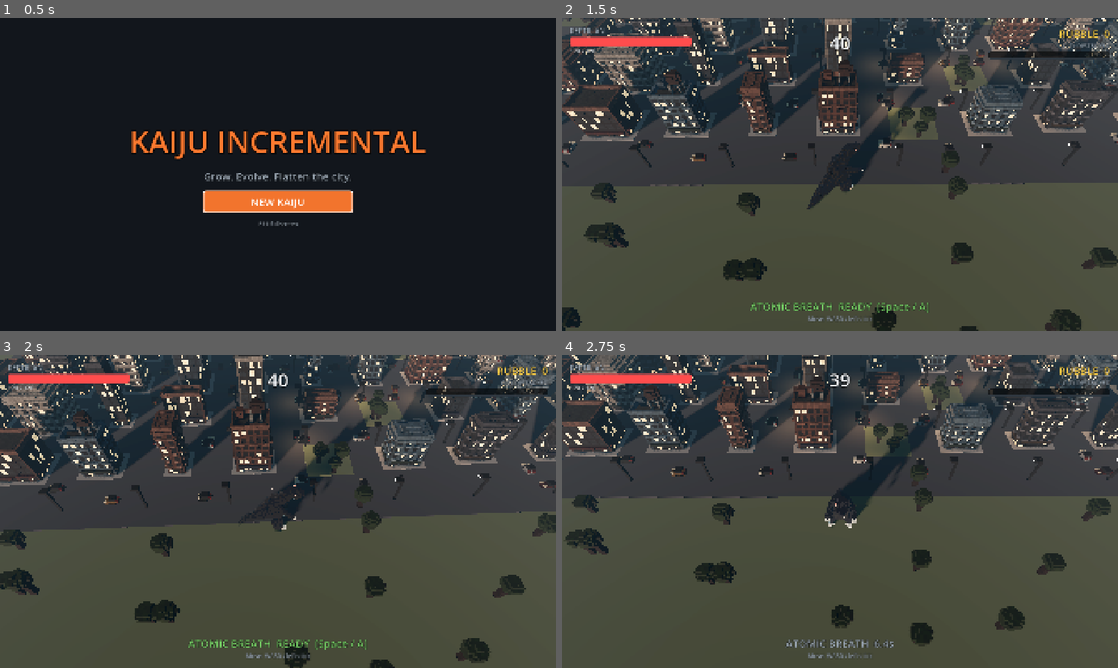
Above: before the commit, frames 1-4 (two rows, left to right).
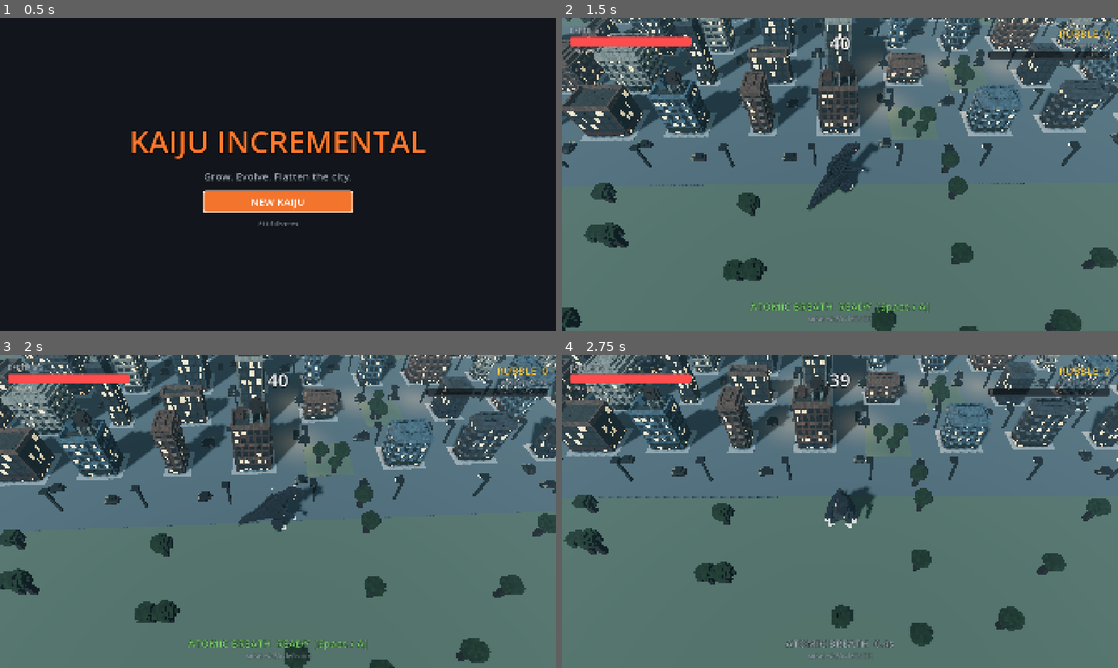
Above: after the commit, the same moments.

Repository: gabebartolo-spec/Kaiju-Incremental
Game: Godot game, scene res://scenes/main.tscn
Two runs of this game, one before a commit and one after it. Both use one fixed random seed, a clock stepped at 60 frames per second and the inputs below.
Inputs (mouse positions are in pixels of both pictures, inside the frame that each line leads up to):
- Up to frame 1 (0.5 s): no input
- Up to frame 2 (1.5 s): click "NEW KAIJU" at 0.5 s; move the mouse to (962, 158) at 1.27 s; hold D (move_right) from 1.28 s (still down); tap Space (signature) at 1.35 s
- Up to frame 3 (2 s): keep holding D (move_right)
- Up to frame 4 (2.75 s): move the mouse to (728, 527) at 2.02 s; release D (move_right) at 2.03 s; hold S (move_down) from 2.03 s (still down); tap Space (signature) at 2.1 s

Frame 1 is identical in both runs. In frame 2, 78% of the frame differs, in the area x 0-100%, y 0-100%; in frame 3, 78%; in frame 4, 82%.

Commit message:
Critic fixes vs reference: rubble ruins, dark smoke columns, hot flames, heavy small debris, teal grade
Co-Authored-By: Claude Opus 5.5 <noreply@anthropic.com>

Diff:
--- a/data/looks.json
+++ b/data/looks.json
@@ -5,16 +5,16 @@
 			"id": "concrete",
 			"label": "C",
 			"name": "Concrete Realism (blue hour)",
-			"sky_top": "1c2f48",
-			"sky_horizon": "b88468",
-			"ambient": 0.9,
-			"sun_color": "ffb48a",
-			"sun_energy": 0.75,
-			"sun_pitch": -12,
-			"fog_color": "6a8090",
-			"fog_density": 0.004,
-			"saturation": 0.9,
-			"contrast": 1.15,
+			"sky_top": "2a4458",
+			"sky_horizon": "7a96a2",
+			"ambient": 1.15,
+			"sun_color": "cfe0ea",
+			"sun_energy": 0.7,
+			"sun_pitch": -38,
+			"fog_color": "5f7d8a",
+			"fog_density": 0.0045,
+			"saturation": 0.85,
+			"contrast": 1.12,
 			"glow": 0.7,
 			"voxel_inset": 0.99,
 			"color_noise": 0.08,
@@ -32,11 +32,11 @@
 			"roof": "6e6c66",
 			"window": "2c3a44",
 			"window_lit_color": "e8d9b0",
-			"outskirts": "5d6b4a",
-			"asphalt": "3e4044",
-			"lot": "8c8a84",
+			"outskirts": "4f5e4a",
+			"asphalt": "4b5459",
+			"lot": "8a8f92",
 			"lamp_energy": 2.6,
-			"ambient_color": "4d6a80"
+			"ambient_color": "6a8e9e"
 		}
 	]
 }
--- a/scenes/city_decor.gd
+++ b/scenes/city_decor.gd
@@ -6,12 +6,12 @@
 
 const PROP_VOXEL := 0.25
 const CAR_COLORS: Array[Color] = [
-	Color("b8b8b4"),
-	Color("2e3a48"),
-	Color("7a1f1f"),
-	Color("d8d4c8"),
-	Color("3d4a3a"),
-	Color("a08850")
+	Color("6b6e70"),
+	Color("2a3138"),
+	Color("5a2a26"),
+	Color("8a8a84"),
+	Color("3a4236"),
+	Color("6a5e48")
 ]
 
 var sim: RampageSim
@@ -38,8 +38,8 @@
 	var palette := {
 		"glass": Color("2b3640"),
 		"wheel": Color("1a1a1a"),
-		"ivory": Color("e8e0c8"),
-		"tail": Color("a02020"),
+		"ivory": Color("b8b2a0"),
+		"tail": Color("6a1a1a"),
 		"bark": Color("5a4030"),
 		"leaf": Color("55703f"),
 		"leaf_dark": Color("3f5832"),
--- a/scenes/city_view.gd
+++ b/scenes/city_view.gd
@@ -16,7 +16,7 @@
 var _falling: Dictionary = {}
 var _decor: CityDecor
 var _fires: Array[Fire] = []
-var _debris: Array[RigidBody3D] = []
+var _debris: DebrisField
 
 var _with_decor := true
 
@@ -37,6 +37,8 @@
 		_views.append(view)
 	fx = Fx.new()
 	add_child(fx)
+	_debris = DebrisField.new(_rng, MAX_DEBRIS)
+	add_child(_debris)
 	_prewarm_fire()
 	if _with_decor:
 		_decor = CityDecor.new(sim, Seeds.make("decor", 0))
@@ -51,9 +53,6 @@
 
 func _process(delta: float) -> void:
 	_animate_falls(delta)
-	while _debris.size() > MAX_DEBRIS:
-		var old: RigidBody3D = _debris.pop_front()
-		old.queue_free()
 
 
 func _build_environment() -> void:
@@ -164,6 +163,8 @@
 	for c: Vector3i in cells:
 		mid += b.chunk_world(c)
 	fx.dust(mid / maxi(1, cells.size()), 0.5 + cells.size() * 0.05)
+	if _rng.randf() < 0.18:  # broken floors sometimes catch fire
+		fire(mid / maxi(1, cells.size()), 0.35)
 	_ruin_if_gone(index)
 
 
@@ -250,44 +251,12 @@
 	var b := sim.buildings[index]
 	if b.frame.alive_count == 0 and not _views[index].has_meta("ruined"):
 		_views[index].set_meta("ruined", true)
-		fire(Vector3(b.x, 0.4, b.z), clampf(b.w * b.d / 9.0, 0.6, 2.5))
-		slab(Vector3(b.w, 0.5, b.d), Vector3(b.x, 0.25, b.z), _base_color(b).darkened(0.35))
+		fire(Vector3(b.x, 0.6, b.z), clampf(b.w * b.d / 9.0, 0.6, 2.5))
+		add_child(Ruin.build(_views[index].voxels, _rng))
 
 
 func debris(pos: Vector3, color: Color, away: Vector3) -> void:
-	var body := RigidBody3D.new()
-	var shape := CollisionShape3D.new()
-	var box_shape := BoxShape3D.new()
-	box_shape.size = Vector3.ONE * BuildingVoxels.VOXEL
-	shape.shape = box_shape
-	body.add_child(shape)
-	var mi := MeshInstance3D.new()
-	var mesh := BoxMesh.new()
-	mesh.size = Vector3.ONE * BuildingVoxels.VOXEL * 0.95
-	var mat := StandardMaterial3D.new()
-	mat.albedo_color = Color(color, 1.0).lightened(Look.value("debris_lift"))
-	mesh.material = mat
-	mi.mesh = mesh
-	body.add_child(mi)
-	body.position = pos
-	add_child(body)
-	var spread := Vector3(
-		_rng.randf_range(-1, 1), _rng.randf_range(0.5, 1.5), _rng.randf_range(-1, 1)
-	)
-	body.apply_central_impulse((away * 4.0 + spread * 4.0) * body.mass)
-	body.angular_velocity = Vector3(
-		_rng.randf_range(-6, 6), _rng.randf_range(-6, 6), _rng.randf_range(-6, 6)
-	)
-	_debris.append(body)
-	var tween := body.create_tween()
-	tween.tween_interval(2.5)
-	tween.tween_property(body, "scale", Vector3.ONE * 0.01, 0.6)
-	tween.tween_callback(func() -> void: _forget_debris(body))
-
-
-func _forget_debris(body: RigidBody3D) -> void:
-	_debris.erase(body)
-	body.queue_free()
+	_debris.spawn(pos, color, away)
 
 
 ## A fire that keeps burning (ruins, wrecks); the oldest goes out past the cap.
--- /dev/null
+++ b/scenes/debris_field.gd
@@ -0,0 +1,79 @@
+class_name DebrisField
+extends Node3D
+## Physics debris: real rigid fragments thrown from breaking floors and landing towers, mostly
+## small, in the building's own colours; they fall heavily, settle on the street, then crumble.
+## Meshes and materials are shared by size and colour. Oldest pieces go first past the cap.
+
+var _rng: RandomNumberGenerator
+var _cap: int
+var _bodies: Array[RigidBody3D] = []
+var _meshes: Dictionary = {}
+var _materials: Dictionary = {}
+
+
+func _init(rng: RandomNumberGenerator, cap: int) -> void:
+	_rng = rng
+	_cap = cap
+
+
+func _process(_delta: float) -> void:
+	while _bodies.size() > _cap:
+		var old: RigidBody3D = _bodies.pop_front()
+		old.queue_free()
+
+
+## A real physics fragment: mostly small, in the building's own colours, thrown out and
+## falling heavily to settle on the street, then crumbling away.
+func spawn(pos: Vector3, color: Color, away: Vector3) -> void:
+	var size := BuildingVoxels.VOXEL * (_rng.randf_range(0.35, 0.8) if _rng.randf() < 0.8 else 1.0)
+	var body := RigidBody3D.new()
+	body.gravity_scale = 1.6
+	var shape := CollisionShape3D.new()
+	var box_shape := BoxShape3D.new()
+	box_shape.size = Vector3.ONE * size
+	shape.shape = box_shape
+	body.add_child(shape)
+	var mi := MeshInstance3D.new()
+	mi.mesh = _mesh(size)
+	mi.material_override = _material(Color(color, 1.0).lightened(Look.value("debris_lift")))
+	body.add_child(mi)
+	body.position = pos
+	add_child(body)
+	var spread := Vector3(
+		_rng.randf_range(-1, 1), _rng.randf_range(0.1, 0.7), _rng.randf_range(-1, 1)
+	)
+	body.apply_central_impulse((away * 2.5 + spread * 2.5) * body.mass)
+	body.angular_velocity = Vector3(
+		_rng.randf_range(-6, 6), _rng.randf_range(-6, 6), _rng.randf_range(-6, 6)
+	)
+	_bodies.append(body)
+	var tween := mi.create_tween()
+	tween.tween_interval(_rng.randf_range(5.0, 8.0))
+	tween.tween_property(mi, "scale", Vector3.ONE * 0.01, 0.8)
+	tween.tween_callback(func() -> void: _forget(body))
+
+
+func _mesh(size: float) -> BoxMesh:
+	var key := snappedf(size, 0.02)
+	if not _meshes.has(key):
+		var mesh := BoxMesh.new()
+		mesh.size = Vector3.ONE * key * 0.95
+		_meshes[key] = mesh
+	var out: BoxMesh = _meshes[key]
+	return out
+
+
+func _material(color: Color) -> StandardMaterial3D:
+	var key := color.to_html(false)
+	if not _materials.has(key):
+		var mat := StandardMaterial3D.new()
+		mat.albedo_color = color
+		mat.roughness = 0.95
+		_materials[key] = mat
+	var out: StandardMaterial3D = _materials[key]
+	return out
+
+
+func _forget(body: RigidBody3D) -> void:
+	_bodies.erase(body)
+	body.queue_free()
--- /dev/null
+++ b/scenes/ember.gdshader
@@ -0,0 +1,10 @@
+shader_type spatial;
+render_mode unshaded;
+// Glowing flame / ember voxel: the particle colour, pushed above white so the bloom catches it.
+
+uniform float heat = 4.0;
+
+void fragment() {
+	ALBEDO = COLOR.rgb * heat;
+	ALPHA = COLOR.a;
+}
--- a/scenes/fire.gd
+++ b/scenes/fire.gd
@@ -5,6 +5,7 @@
 ## Presentation only.
 
 const SMOKE_SHADER := preload("res://scenes/smoke.gdshader")
+const EMBER_SHADER := preload("res://scenes/ember.gdshader")
 const FLAME_COLORS: Array[Color] = [
 	Color("fff1a0"), Color("ffb040"), Color("e85a1c"), Color("5a2a18")
 ]
@@ -18,10 +19,10 @@
 
 func _init(size: float, seed_value: float) -> void:
 	_seed = seed_value
-	_base_energy = 2.0 + size
+	_base_energy = 3.5 + size * 1.5
 	_light = OmniLight3D.new()
 	_light.light_color = Color("ff9a4a")
-	_light.omni_range = 4.0 + size * 2.0
+	_light.omni_range = 6.0 + size * 3.0
 	_light.light_energy = _base_energy
 	_light.position = Vector3(0, 1.0 + size * 0.5, 0)
 	add_child(_light)
@@ -40,38 +41,40 @@
 	var mat := _base(size * 0.6, 12.0, Vector3(0, 2.5, 0), Vector2(0.8, 2.0))
 	_scale(mat, Vector2(0.6, 1.4), Vector2(1.0, 0.1))
 	_ramp(mat, PackedColorArray(FLAME_COLORS), PackedFloat32Array([0.0, 0.3, 0.65, 1.0]))
-	return _system(mat, _cube(0.25, true), roundi(40 * maxf(1.0, size)), 0.9)
+	return _system(mat, _cube(0.3, true), roundi(90 * maxf(1.0, size)), 1.1)
 
 
 func _embers(size: float) -> GPUParticles3D:
 	var mat := _base(size * 0.8, 35.0, WIND * 0.6 + Vector3(0, 1.2, 0), Vector2(1.5, 4.0))
 	_scale(mat, Vector2(0.4, 1.0), Vector2(1.0, 0.3))
 	_ramp(mat, PackedColorArray([Color("ffe9a0"), Color("ff6a1a")]), PackedFloat32Array([0.0, 1.0]))
-	return _system(mat, _cube(0.08, true), roundi(20 * maxf(1.0, size)), 2.8)
+	return _system(mat, _cube(0.1, true), roundi(45 * maxf(1.0, size)), 3.2)
 
 
+## Thick charcoal smoke rising in a column and leaning with the wind; dense at the base.
 func _smoke(size: float) -> GPUParticles3D:
-	var mat := _base(size * 0.7, 18.0, WIND + Vector3(0, 0.5, 0), Vector2(1.2, 2.2))
-	_scale(mat, Vector2(1.6, 3.2), Vector2(0.5, 2.2))
+	var mat := _base(size * 0.5, 8.0, WIND * 0.6 + Vector3(0, 1.4, 0), Vector2(1.8, 3.0))
+	_scale(mat, Vector2(1.8, 3.4), Vector2(0.6, 2.6))
 	_ramp(
 		mat,
 		PackedColorArray(
 			[
-				Color(0.12, 0.11, 0.11, 0.0),
-				Color(0.16, 0.15, 0.15, 0.85),
-				Color(0.32, 0.32, 0.34, 0.0)
+				Color(0.05, 0.05, 0.05, 0.0),
+				Color(0.07, 0.07, 0.075, 0.97),
+				Color(0.13, 0.13, 0.14, 0.8),
+				Color(0.22, 0.23, 0.25, 0.0),
 			]
 		),
-		PackedFloat32Array([0.0, 0.12, 1.0])
+		PackedFloat32Array([0.0, 0.08, 0.6, 1.0])
 	)
 	var quad := QuadMesh.new()
 	quad.size = Vector2.ONE * (1.4 + size * 0.5)
 	var draw := ShaderMaterial.new()
 	draw.shader = SMOKE_SHADER
 	quad.material = draw
-	var p := _system(mat, quad, roundi(26 * maxf(1.0, size)), 7.0)
+	var p := _system(mat, quad, roundi(60 * maxf(1.0, size)), 9.0)
 	p.position.y = 0.8
-	p.visibility_aabb = AABB(Vector3(-20, -2, -20), Vector3(40, 40, 40))
+	p.visibility_aabb = AABB(Vector3(-20, -2, -20), Vector3(40, 50, 40))
 	return p
 
 
@@ -124,9 +127,12 @@
 func _cube(size: float, glowing: bool) -> BoxMesh:
 	var cube := BoxMesh.new()
 	cube.size = Vector3.ONE * size
+	if glowing:
+		var hot := ShaderMaterial.new()
+		hot.shader = EMBER_SHADER
+		cube.material = hot
+		return cube
 	var draw := StandardMaterial3D.new()
 	draw.vertex_color_use_as_albedo = true
-	if glowing:
-		draw.shading_mode = BaseMaterial3D.SHADING_MODE_UNSHADED
 	cube.material = draw
 	return cube
--- a/scenes/kaiju_model.gd
+++ b/scenes/kaiju_model.gd
@@ -51,7 +51,7 @@
 func _add_rim_light() -> void:
 	var rim := DirectionalLight3D.new()
 	rim.light_color = Color("9fc4ff")
-	rim.light_energy = 1.6
+	rim.light_energy = 2.4
 	rim.light_cull_mask = RIM_LAYER
 	rim.rotation_degrees = Vector3(-35, 160, 0)
 	add_child(rim)
--- /dev/null
+++ b/scenes/ruin.gd
@@ -0,0 +1,39 @@
+class_name Ruin
+extends RefCounted
+## What is left when a building is gone: a heap of its own voxels spilling past the footprint,
+## with ragged wall stubs still standing on a couple of sides. Cosmetic, seeded, built once.
+
+const RES := BuildingVoxels.RES
+
+
+## Builds the ruin for a building whose palette and footprint come from `voxels`.
+static func build(voxels: BuildingVoxels, rng: RandomNumberGenerator) -> MultiMeshInstance3D:
+	var b := voxels.b
+	var w := b.w * RES
+	var d := b.d * RES
+	var vox := VoxelBuilder.new()
+	var keys: Array[String] = ["wall", "wall", "wall", "slab", "slab", "trim", "window", "pillar"]
+	var peak := 2.0 + b.tier * 1.5
+	for x: int in range(-3, w + 3):
+		for z: int in range(-3, d + 3):
+			var cx := (x - w * 0.5) / (w * 0.5 + 3.0)
+			var cz := (z - d * 0.5) / (d * 0.5 + 3.0)
+			var fall := 1.0 - sqrt(cx * cx + cz * cz)
+			var h := roundi(peak * fall + rng.randf_range(-1.5, 1.5))
+			for y: int in maxi(0, h):
+				vox.put(Vector3i(x, y, z), keys[rng.randi_range(0, keys.size() - 1)])
+	for side: int in 2:  # ragged wall stubs on two faces
+		var along_x := rng.randf() < 0.5
+		var fixed := 0 if side == 0 else (d - 1 if along_x else w - 1)
+		var length := w if along_x else d
+		for p: int in length:
+			var top := (
+				rng.randi_range(RES, RES * (1 + mini(b.height - 1, 3))) - absi(p - (length >> 1))
+			)
+			for y: int in maxi(0, top):
+				var cell := Vector3i(p, y, fixed) if along_x else Vector3i(fixed, y, p)
+				var key := "window" if y % RES in [1, 2] and p % 3 != 0 else "wall"
+				vox.put(cell, key)
+	vox.salt = b.style + 91
+	var glow := Look.value("window_glow")
+	return vox.build(voxels.palette, BuildingVoxels.VOXEL, glow, voxels.origin())
--- a/tools/capture/capture_looks.gd
+++ b/tools/capture/capture_looks.gd
@@ -64,14 +64,19 @@
 	cam.current = true
 	await _frames(SETTLE)
 	var nearest := _nearest(sim, 4)
-	for n: int in nearest.size():  # two buildings smashed flat, two undermined and toppling
+	for n: int in nearest.size():  # two flattened, two with holes bitten into the near wall
 		var index := nearest[n]
 		var b := sim.buildings[index]
 		var cells: Array[Vector3i] = []
-		for y: int in b.height if n < 2 else 1:
-			for x: int in b.w if n < 2 else maxi(1, b.w - 1):
-				for z: int in b.d:
-					cells.append(Vector3i(x, y, z))
+		if n < 2:
+			for y: int in b.height:
+				for x: int in b.w:
+					for z: int in b.d:
+						cells.append(Vector3i(x, y, z))
+		else:
+			for y: int in range(1, mini(b.height - 1, 6)):
+				for x: int in range(maxi(0, (b.w >> 1) - 1), mini(b.w, (b.w >> 1) + 2)):
+					cells.append(Vector3i(x, y, b.d - 1))
 		sim.damage_chunks(index, cells, 9999.0)
 	_route(sim, city, at)
 	for t: int in 2:  # tanks closing in, one firing
Not shown, added: scenes/debris_field.gd.uid
Not shown, added: scenes/ember.gdshader.uid
Not shown, added: scenes/ruin.gd.uid
Not shown, changed: docs/provenance/tripo.md
